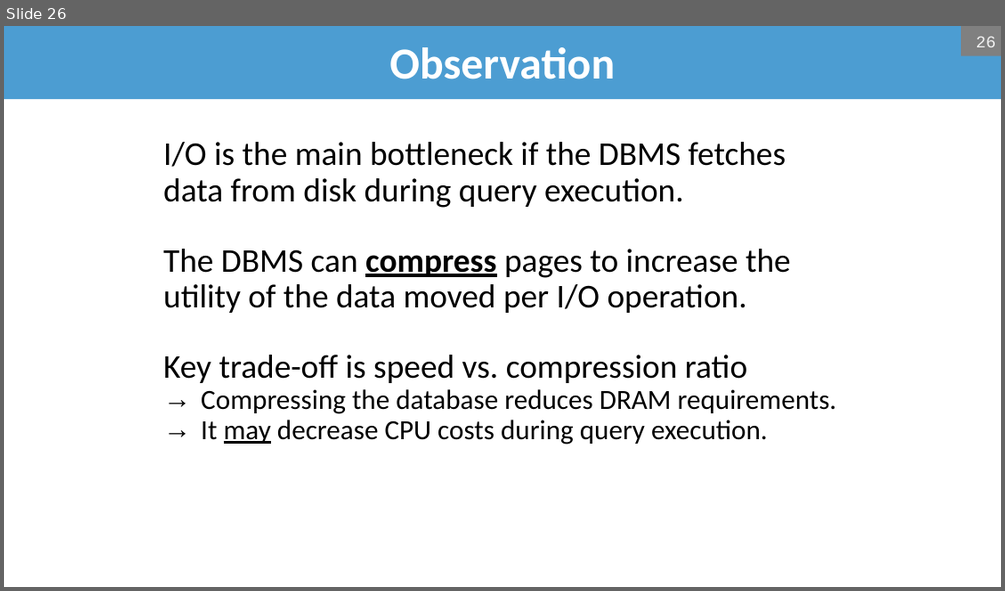
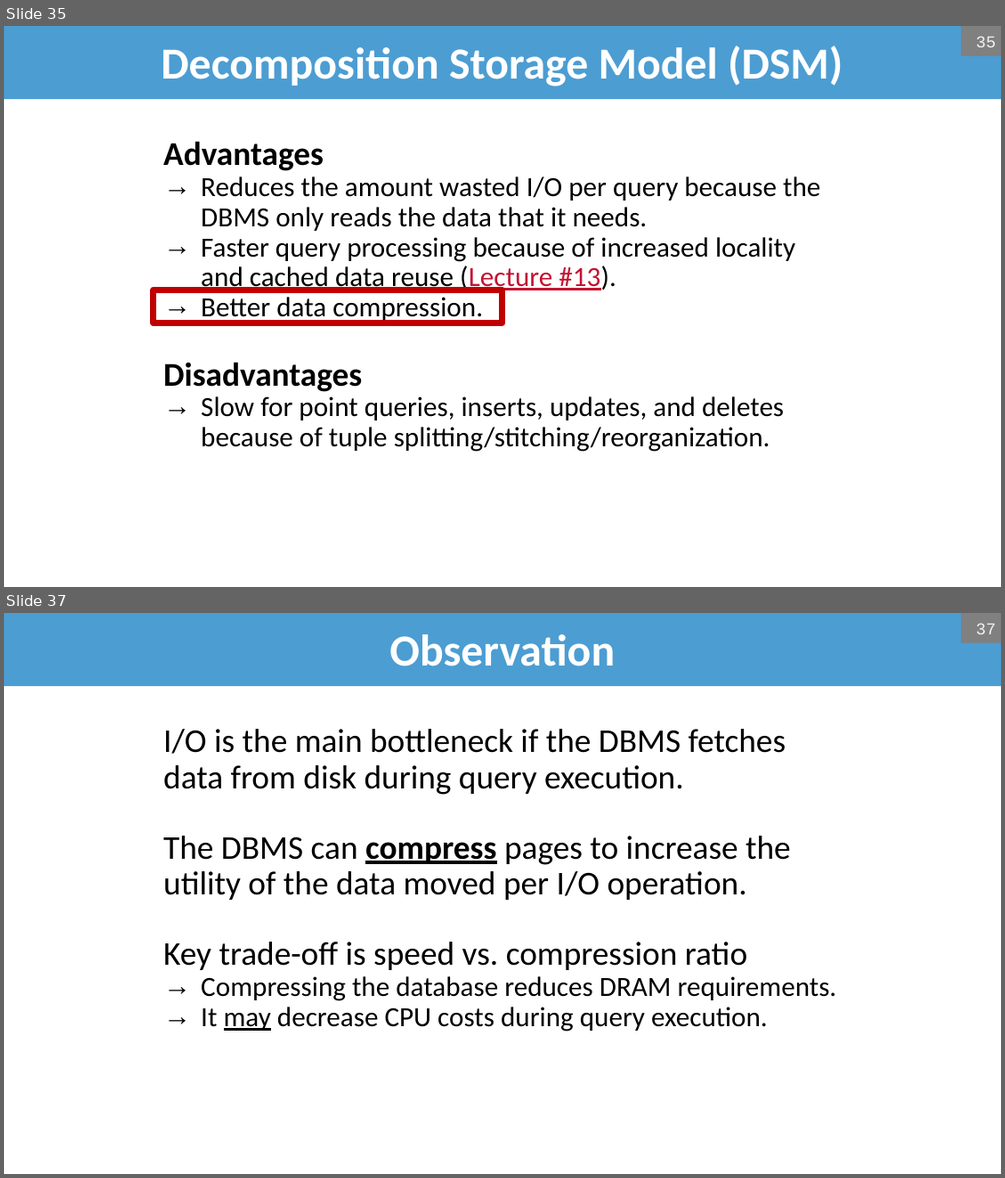
Before and after one commit to bsb20/bsb20.github.io, a slide deck: docs/421_f26/lectures/L6.pptx. Shown one above the other, each under a label of ours: slide 26 before the commit, slides 35 and 37 after it; the slides between them are not shown. The pictures are 1005x591 and 1005x1178 pixels, drawn with LibreOffice and Linux fonts; fonts in the diff are those of the drawing; background and template pictures are left out. Boxes give left, top, right and bottom in pixels: in the first picture for what was removed or moved away, otherwise in the second. Text is boxed around its words. In the diff, an @@ line names an element or a change of style, - is before the commit and + after.

Commit message:
COMP 421: post L6 slides (columns compression)

```diff
--- a/docs/421_f26/lectures/L6.pptx
+++ b/docs/421_f26/lectures/L6.pptx
@@ slide 35 added at (4,26,1001,587), background #FFFFFF @@
@@ title added at (4,26,1001,99), fill #4C9DD2, 32 pt, text #FFFFFF, bold @@
+Decomposition Storage Model (DSM)
@@ page number added at (961,26,1001,56), fill #808080, 12 pt, text #F2F2F2 @@
+35
@@ text added at (163,141,820,451), 20 pt, text #000000 @@
+Advantages
+  → Reduces the amount wasted I/O per query because the DBMS only reads the data that it needs.
+  → Faster query processing because of increased locality and cached data reuse (Lecture #13).
+  → Better data compression.
+Disadvantages
+  → Slow for point queries, inserts, updates, and deletes because of tuple splitting/stitching/reorganization.
@@ rectangle added at (154,290,502,323), outline #C00000 4.5 pt @@
@@ what was slide 26 is now slide 37 @@
@@ page number at (976,623,995,634): text changed @@
-26
+37
```
Also in this commit, not shown: 6 slides changed, 12 other slides added, 1 slide removed, 1 other file.
